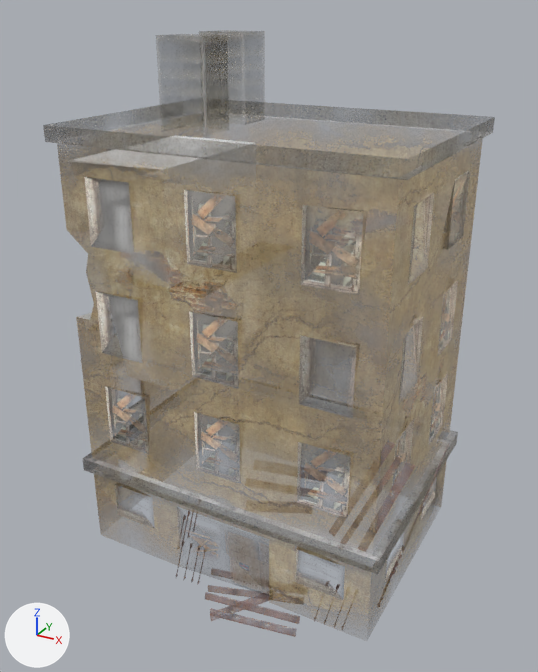
The FBX model TrashSoup/TrashSoup/TrashSoupContent/Models/Enviro/Buildings/Big_house3_LOD1.FBX, before and after one commit.
Both versions are drawn from a 50 mm camera at (0.0832, -0.1648, 0.1449) aimed at (-0.0074, -0.0001, 0.0626). The lights are fixed; the arrows at lower left show +X, +Y and +Z. Where no turn or scale is listed for an object, it has been applied to the vertices. Vertices at the same position are counted once.

In view in the first picture: 'Box003', 'black001', 'planks001'.
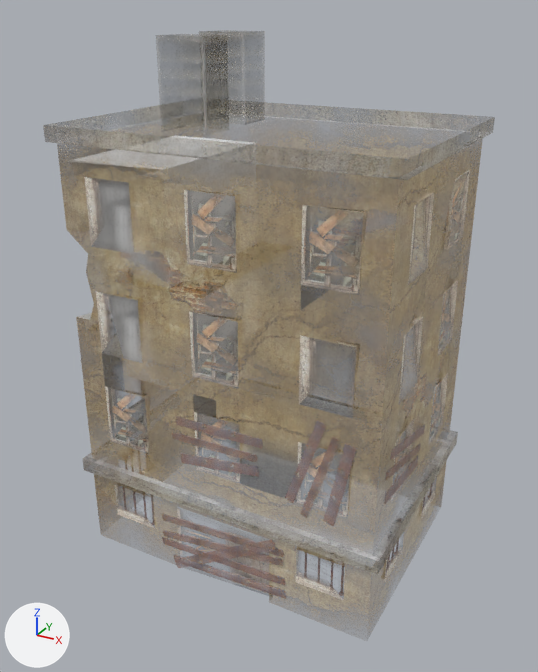
The newer file is also turned or shifted as a whole; pictures and numbers use the older file's frame.

Location of each change, (x1, y1, x2, y2) in pixels of the pictures (538 x 672 px):
'Box003', shading changed
    both: (43, 100, 495, 615)
'planks', added
    after: (123, 416, 433, 599)
'planks001', deleted
    before: (176, 439, 450, 637)

Diff of the bpy script that builds the scene:
```diff
--- a/TrashSoup/TrashSoup/TrashSoupContent/Models/Enviro/Buildings/Big_house3_LOD1.FBX.py
+++ b/TrashSoup/TrashSoup/TrashSoupContent/Models/Enviro/Buildings/Big_house3_LOD1.FBX.py
@@ me_mesh_001 @@
 me_mesh_001.from_pydata(...)  # 233 vertices, 403 faces; spans x -0.0481..0.0417, y -0.0337..0.0323, z 0.0..0.1397
 # used by ob_box003; location = (-0.0027, 0.002, 0.0)
+# me_mesh_001 part 1: its shading normals changed
 me_mesh_001.materials.append(mat_09___default)
@@ me_mesh_1 @@
+me_mesh_1.from_pydata(...)  # 878 vertices, 699 faces; spans x -0.0456..0.0405, y -0.0331..0.0206, z -0.0001..0.0592
+me_mesh_1.materials.append(mat_downtown_damage_1wall_5)
@@ ob_planks001 @@
-ob_planks001 = bpy.data.objects.new('planks001', me_mesh)
-ob_planks001.location = (0.0, 0.0, 0.0)
@@ ob_planks @@
+ob_planks = bpy.data.objects.new('planks', me_mesh_1)
+ob_planks.location = (-0.0027, 0.002, 0.0)
```
